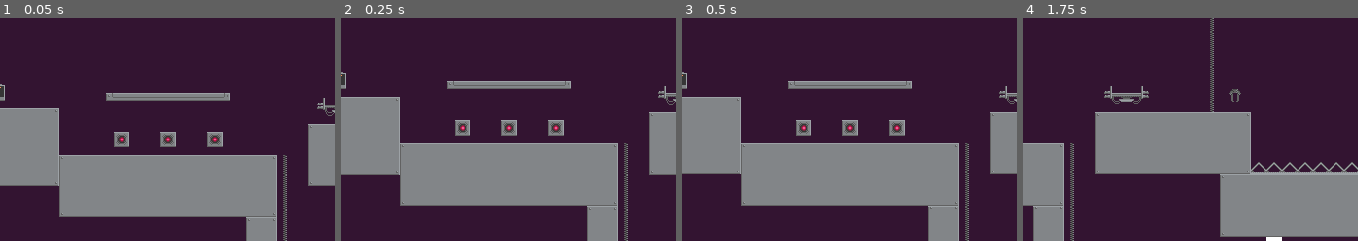
Above: before the commit, frames 1-4 (left to right).
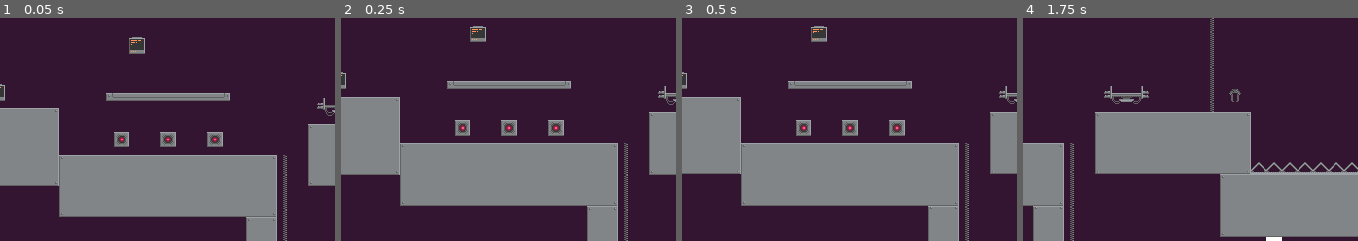
Above: after the commit, the same moments.

Repository: Lincoln-WIlcox/robo-life
Game: Godot game, scene res://Game/game.tscn
Two runs of this game, one before a commit and one after it. Both use one fixed random seed, a clock stepped at 60 frames per second and the inputs below.
Inputs (mouse positions are % of the whole screen's width and height, from its top left):
- Up to frame 1 (0.05 s): no input
- Up to frame 2 (0.25 s): no input
- Up to frame 3 (0.5 s): no input
- Up to frame 4 (1.75 s): tap Enter at 0.5 s; move the mouse to (86, 45) at 0.52 s; hold D (player_move_right) from 0.53 s (still down); click (86, 45) at 0.6 s; tap Up (player_move_up) at 0.77, 1.52 s; move the mouse to (36, 55) at 1.27 s; tap Space (player_climb) at 1.35 s
The pictures show only the part of the screen within x 2-52%, y 23-73%; the shares and areas given below are measured in that part.

The runs differ from the first frame. In frame 1, 0.4% of the frame differs, in the area x 38-44%, y 8-17%; in frame 2, 0.3%; in frame 3, 0.3%; in frame 4, nothing differs.

Commit message:
waits until draw is complete to delete lines

Diff:
--- a/Components/PowerLineDrawer/power_line_drawer.gd
+++ b/Components/PowerLineDrawer/power_line_drawer.gd
@@ -6,6 +6,8 @@
 	PowerConnectionHandler.connections_changed.connect(_on_connections_changed)
 
 func _on_connections_changed():
+	await RenderingServer.frame_post_draw
+
 	for child: Node in get_children():
 		if child is Line2D:
 			child.queue_free()
--- a/World/Levels/level_1.tscn
+++ b/World/Levels/level_1.tscn
@@ -98,15 +98,18 @@
 [node name="PowerSupply" parent="Tiles" index="21" instance=ExtResource("12_v1npi")]
 position = Vector2(-400, -32)
 
-[node name="ItemPickup3" parent="Tiles" index="22" instance=ExtResource("14_q1p5m")]
+[node name="PowerSupply2" parent="Tiles" index="22" instance=ExtResource("12_v1npi")]
+position = Vector2(-256, -80)
+
+[node name="ItemPickup3" parent="Tiles" index="23" instance=ExtResource("14_q1p5m")]
 position = Vector2(-176, 16)
 item = ExtResource("11_b2juo")
 
-[node name="ItemPickup4" parent="Tiles" index="23" instance=ExtResource("14_q1p5m")]
+[node name="ItemPickup4" parent="Tiles" index="24" instance=ExtResource("14_q1p5m")]
 position = Vector2(-224, 16)
 item = ExtResource("11_b2juo")
 
-[node name="ItemPickup5" parent="Tiles" index="24" instance=ExtResource("14_q1p5m")]
+[node name="ItemPickup5" parent="Tiles" index="25" instance=ExtResource("14_q1p5m")]
 position = Vector2(-272, 16)
 item = ExtResource("11_b2juo")
 
